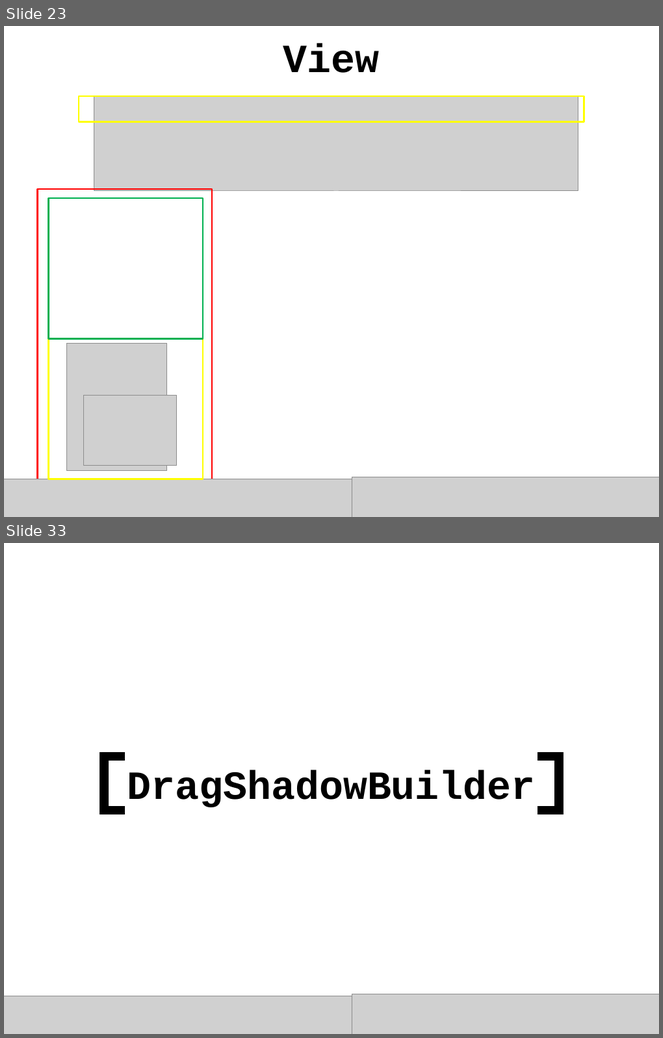
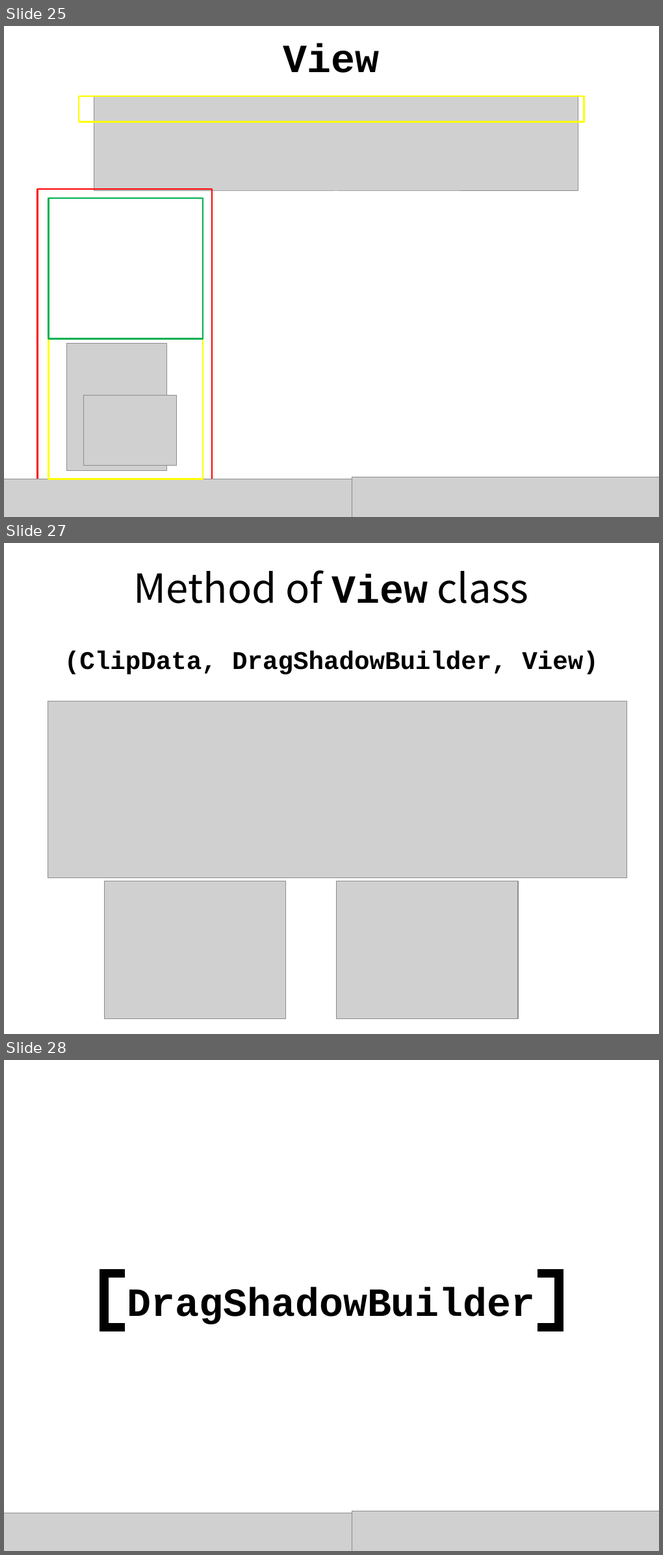
Before and after one commit to daehwa/world-friends-Uzbekistan-android, a slide deck: day5/Hanbok Dress up.pptx. Shown one above the other, each under a label of ours: slides 23 and 33 before the commit, slides 25, 27 and 28 after it; the slides between them are not shown. The pictures are 663x1038 and 663x1555 pixels, drawn with LibreOffice and Linux fonts; fonts in the diff are those of the drawing; grey boxes stand for pictures. Boxes give left, top, right and bottom in pixels: in the first picture for what was removed or moved away, otherwise in the second. Text is boxed around its words. In the diff, an @@ line names an element or a change of style, - is before the commit and + after.

Commit message:
Hanbok dress up : drag & drop

```diff
--- a/day5/Hanbok Dress up.pptx
+++ b/day5/Hanbok Dress up.pptx
@@ slide 27 added at (x1=4, y1=543, x2=659, y2=1034), background #FFFFFF @@
@@ text added at (x1=134, y1=570, x2=529, y2=603), 44 pt, text #000000 @@
+Method of View class
@@ text added at (x1=64, y1=651, x2=598, y2=675), 28 pt, text #000000, bold @@
+(ClipData, DragShadowBuilder, View)
@@ picture added at (x1=48, y1=701, x2=627, y2=878) @@
@@ picture added at (x1=105, y1=882, x2=286, y2=1019) @@
@@ picture added at (x1=337, y1=882, x2=518, y2=1019) @@
@@ what was slide 23 is now slide 25 @@
@@ what was slide 33 is now slide 28 @@
```
Also in this commit, not shown: 12 slides changed, 3 other slides added, 1 slide removed, 2 other files.
